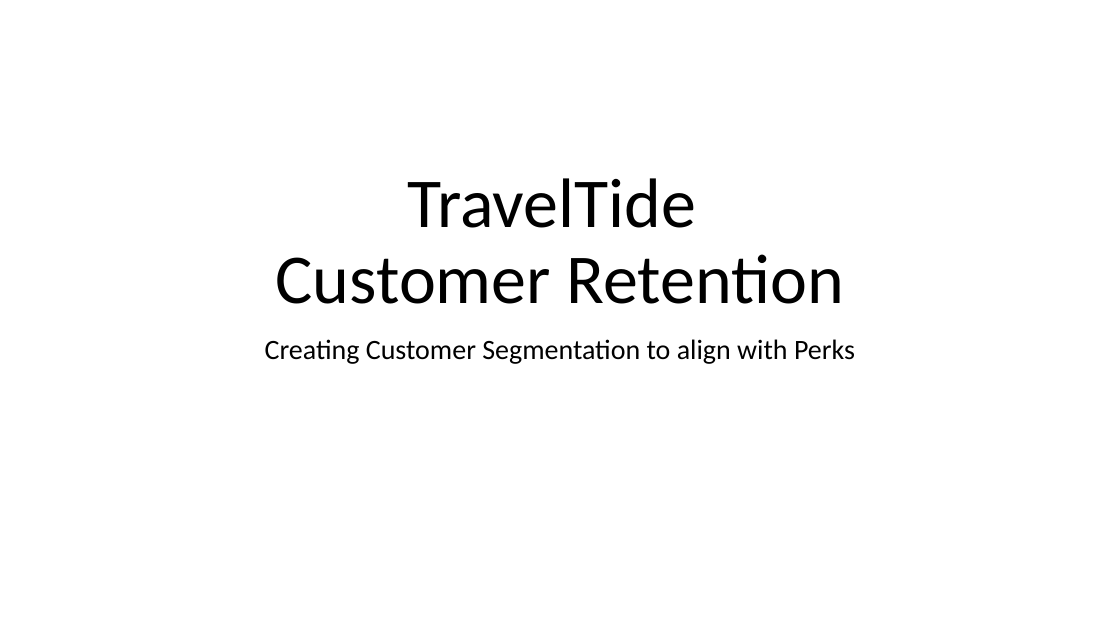
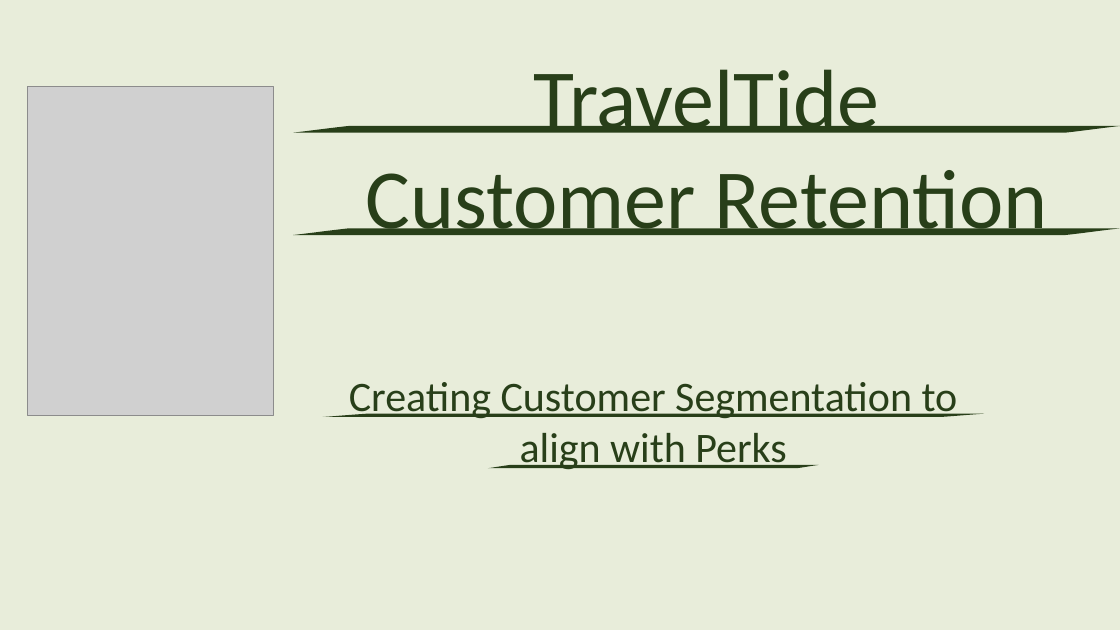
Before and after one commit to florian7380/TravelTide-Project, a slide deck: slide 1 of reports/TravelTide - Presentation.pptx. Drawn at 1120x630 pixels with LibreOffice and Linux fonts; fonts in the diff are those of the drawing; grey boxes stand for pictures. Boxes give left, top, right and bottom in pixels: in the first picture for what was removed or moved away, otherwise in the second. Text is boxed around its words. In the diff, an @@ line names an element or a change of style, - is before the commit and + after.

```diff
--- a/reports/TravelTide - Presentation.pptx
+++ b/reports/TravelTide - Presentation.pptx
@@ background #FFFFFF to #E8EDDA @@
@@ text "TravelTide" at <box>365,69,1048,235</box>: vertical alignment bottom to top @@
@@ picture added at <box>28,87,274,415</box> @@
@@ text at <box>365,69,1048,235</box>: text changed; size 60 to 72 pt; text colour #000000 to #283F19 @@
-TravelTide
-Customer Retention
+TravelTide
+Customer Retention
@@ freeform shape added at <box>293,126,1120,133</box>, fill #283F19 @@
@@ freeform shape added at <box>293,229,1120,235</box>, fill #283F19 @@
@@ text "Creating Customer Segmentation to align ...": place and size @@
-text "Creating Customer Segmentation to align ..." at <box>265,339,855,364</box>
+text "Creating Customer Segmentation to align ..." at <box>349,382,958,469</box>
@@ text "Creating Customer Segmentation to align ..." at <box>349,382,958,469</box>: size 24 to 36 pt, text colour #000000 to #283F19; line spacing 0.9 to 1; less space between paragraphs @@
@@ freeform shape added at <box>323,414,984,418</box>, fill #283F19 @@
@@ freeform shape added at <box>488,465,819,469</box>, fill #283F19 @@
```
Also in this commit, not shown: 17 other slides changed, 2 slides removed.
